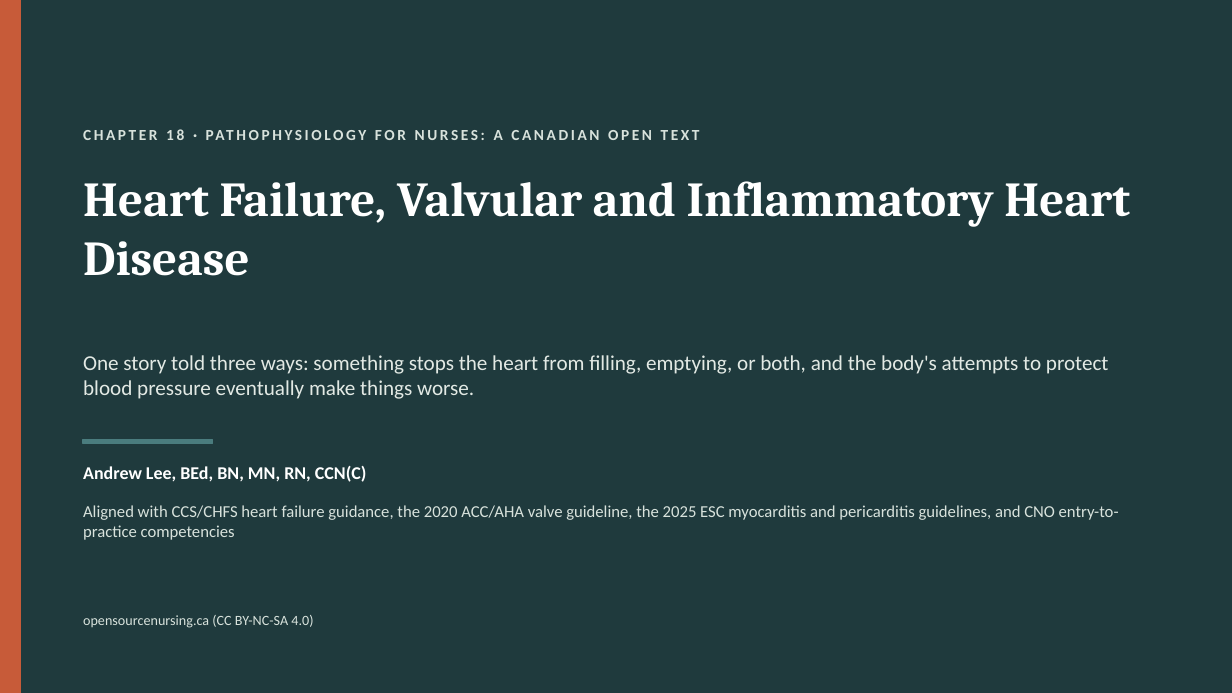
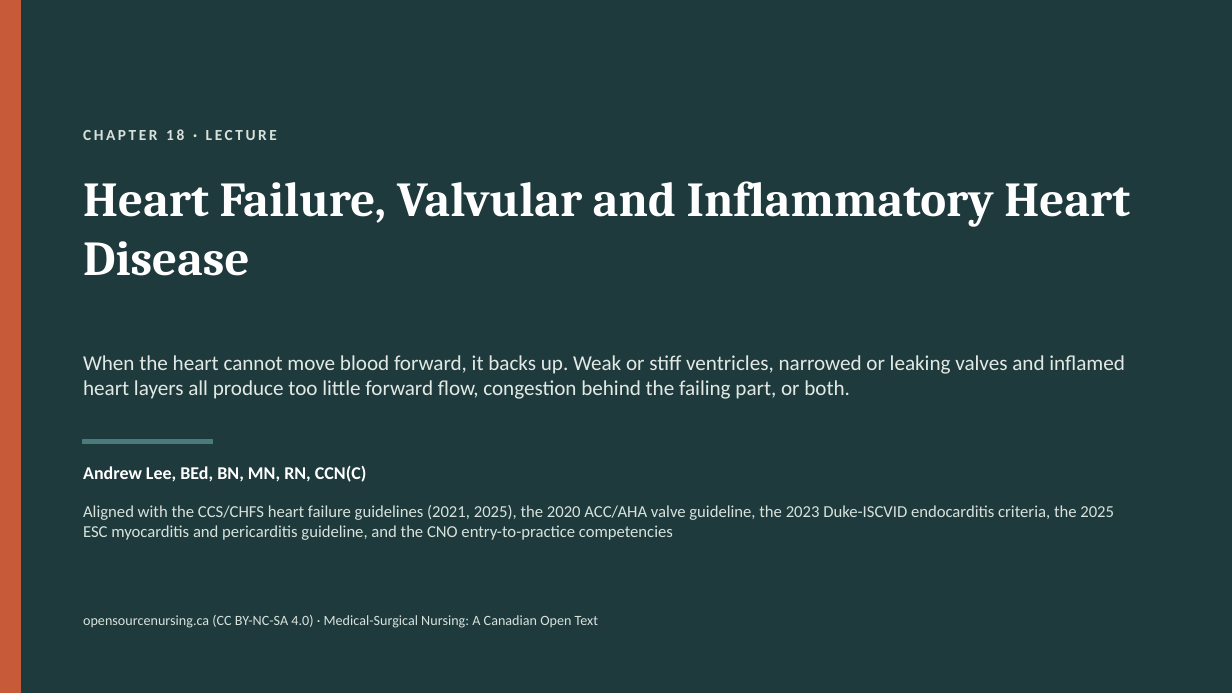
Before and after one commit to andrewleenl/opensourcenursing, a slide deck: slide 1 of Ch18_Heart_Failure_Valvular_and_Inflammatory_Heart_Disease_Lecture_Presentation.pptx. Drawn at 1232x693 pixels with LibreOffice and Linux fonts; fonts in the diff are those of the drawing. Boxes give left, top, right and bottom in pixels: in the first picture for what was removed or moved away, otherwise in the second. Text is boxed around its words. In the diff, an @@ line names an element or a change of style, - is before the commit and + after.

```diff
--- a/Ch18_Heart_Failure_Valvular_and_Inflammatory_Heart_Disease_Lecture_Presentation.pptx
+++ b/Ch18_Heart_Failure_Valvular_and_Inflammatory_Heart_Disease_Lecture_Presentation.pptx
@@ text at (x1=83, y1=129, x2=277, y2=140): text changed @@
-CHAPTER 18 · PATHOPHYSIOLOGY FOR NURSES: A CANADIAN OPEN TEXT
+CHAPTER 18 · LECTURE
@@ text at (x1=83, y1=355, x2=1125, y2=399): text changed @@
-One story told three ways: something stops the heart from filling, emptying, or both, and the body's attempts to protect blood pressure eventually make things worse.
+When the heart cannot move blood forward, it backs up. Weak or stiff ventricles, narrowed or leaking valves and inflamed heart layers all produce too little forward flow, congestion behind the failing part, or both.
@@ text at (x1=83, y1=505, x2=1114, y2=540): text changed @@
-Aligned with CCS/CHFS heart failure guidance, the 2020 ACC/AHA valve guideline, the 2025 ESC myocarditis and pericarditis guidelines, and CNO entry-to-practice competencies
+Aligned with the CCS/CHFS heart failure guidelines (2021, 2025), the 2020 ACC/AHA valve guideline, the 2023 Duke-ISCVID endocarditis criteria, the 2025 ESC myocarditis and pericarditis guideline, and the CNO entry-to-practice competencies
@@ text at (x1=83, y1=615, x2=598, y2=628): text changed @@
-opensourcenursing.ca (CC BY-NC-SA 4.0)
+opensourcenursing.ca (CC BY-NC-SA 4.0) · Medical-Surgical Nursing: A Canadian Open Text
```
Also in this commit, not shown: 4 other slides changed, 45 slides added, 76 slides removed, 7 other files.
